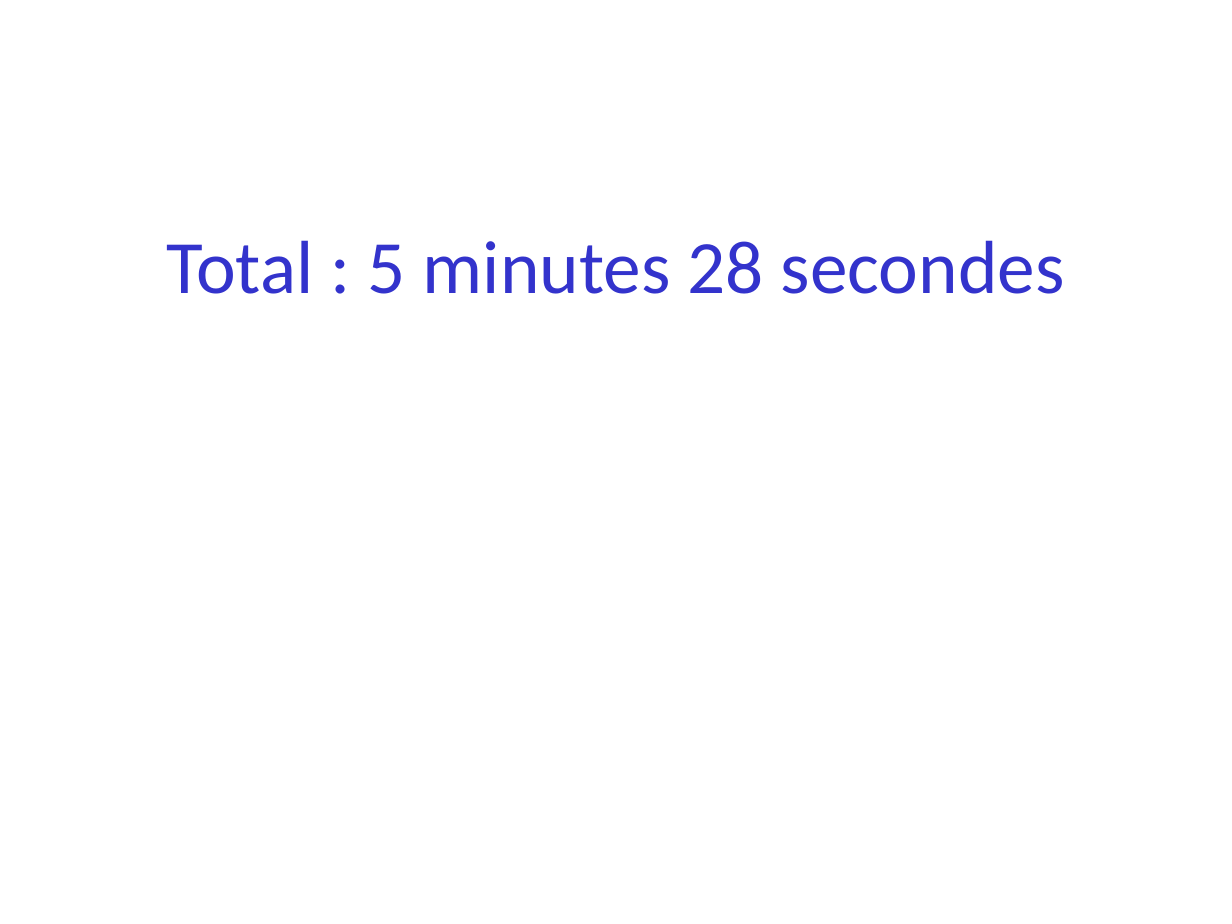
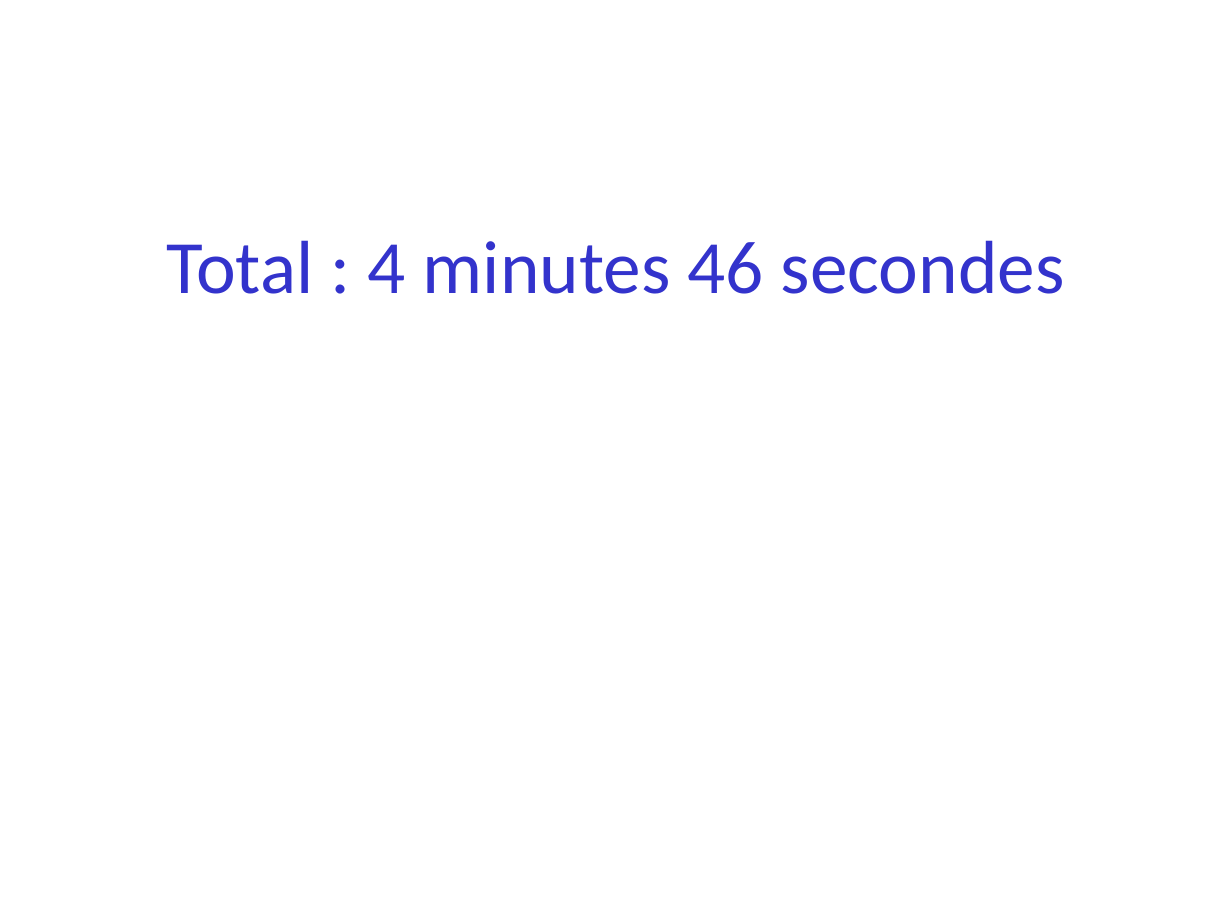
Before and after one commit to parmentelat/flotpython-archive, a slide deck: slide 10 of semaine2/semaine2-0.pptx (slide 13 before the commit). Drawn at 1232x924 pixels with LibreOffice and Linux fonts; fonts in the diff are those of the drawing. Boxes give left, top, right and bottom in pixels: in the first picture for what was removed or moved away, otherwise in the second. Text is boxed around its words. In the diff, an @@ line names an element or a change of style, - is before the commit and + after.

```diff
--- a/semaine2/semaine2-0.pptx
+++ b/semaine2/semaine2-0.pptx
@@ title at [166,240,1065,294]: text changed @@
-Total : 5 minutes 28 secondes
+Total : 4 minutes 46 secondes
```
Also in this commit, not shown: 4 other slides changed, 2 slides added, 2 slides removed.
